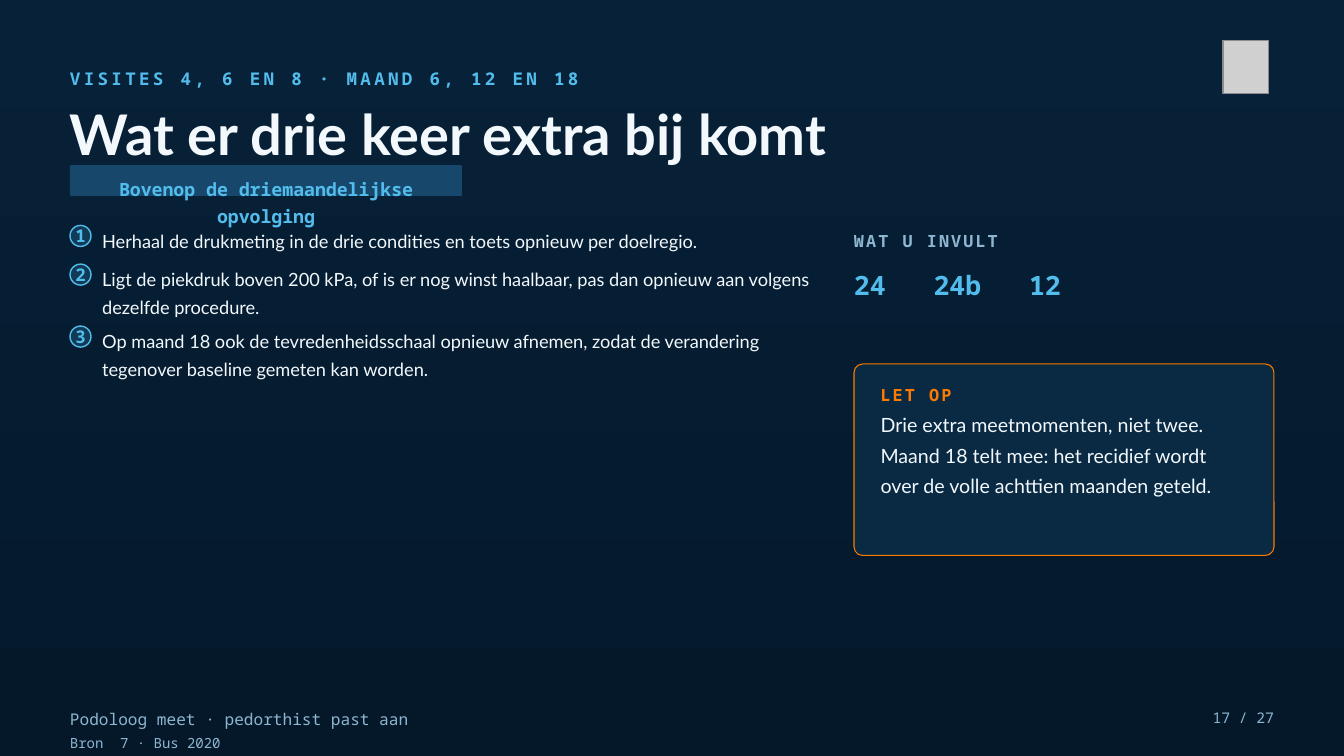
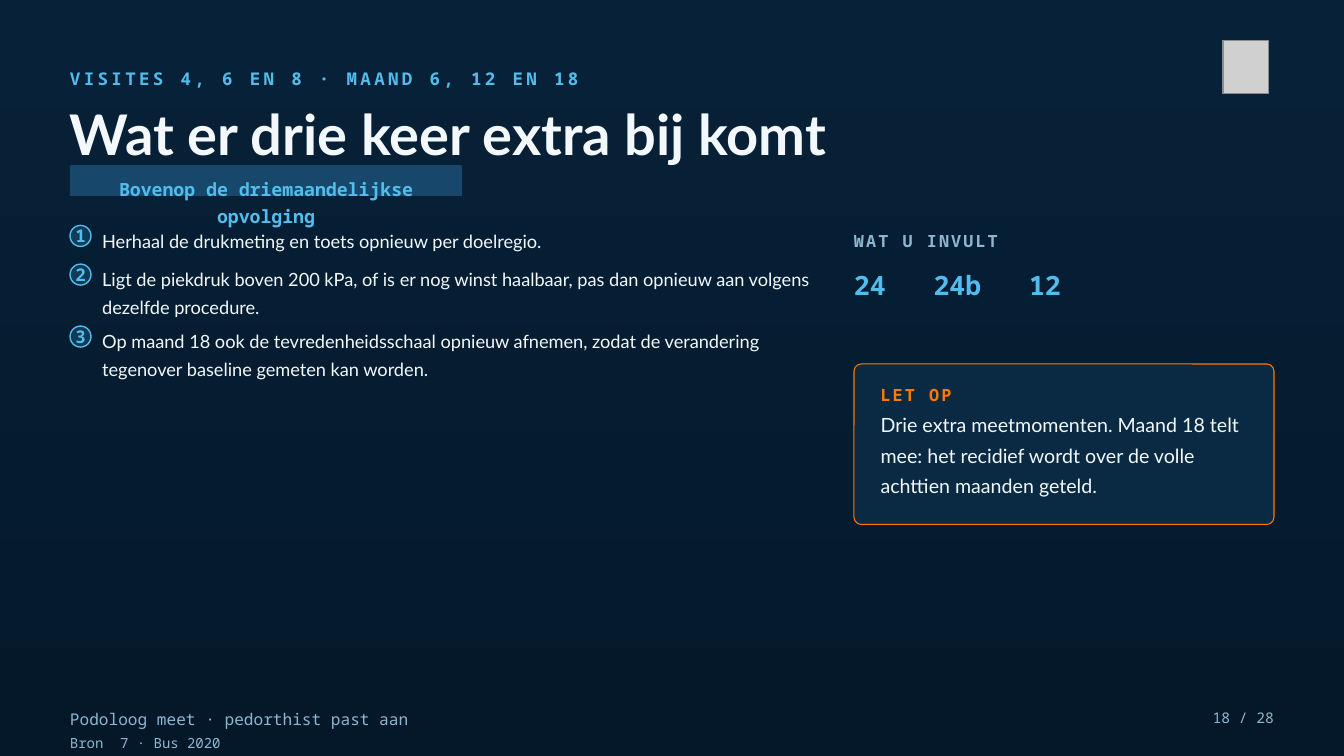
Before and after one commit to Dellfs/paradise-project, a slide deck: slide 18 of PARADISE_presentatie/PARADISE_centra_kort.pptx (slide 17 before the commit). Drawn at 1344x756 pixels with LibreOffice and Linux fonts; fonts in the diff are those of the drawing; grey boxes stand for pictures. Boxes give left, top, right and bottom in pixels: in the first picture for what was removed or moved away, otherwise in the second. Text is boxed around its words. In the diff, an @@ line names an element or a change of style, - is before the commit and + after.

```diff
--- a/PARADISE_presentatie/PARADISE_centra_kort.pptx
+++ b/PARADISE_presentatie/PARADISE_centra_kort.pptx
@@ text at [102,234,542,252]: text changed @@
-Herhaal de drukmeting in de drie condities en toets opnieuw per doelregio.
+Herhaal de drukmeting en toets opnieuw per doelregio.
@@ rounded rectangle: place and size @@
-rounded rectangle at [854,364,1274,556]
+rounded rectangle at [854,364,1274,524]
@@ text at [881,417,1239,497]: text changed @@
-Drie extra meetmomenten, niet twee. Maand 18 telt mee: het recidief wordt over de volle achttien maanden geteld.
+Drie extra meetmomenten. Maand 18 telt mee: het recidief wordt over de volle achttien maanden geteld.
@@ text at [1213,712,1274,723]: text changed @@
-17 / 27
+18 / 28
```
Also in this commit, not shown: 26 other slides changed, 1 slide added, 25 other files.
